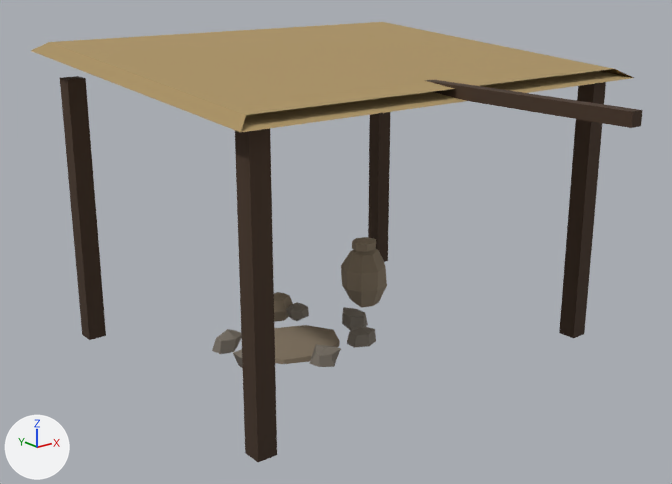
One commit to the glTF model src/assets/architecture/caral/caral_camp_shelter_lod0.glb: the scene before it, then after it.
The view is the same before and after, from a 50 mm camera at (-4.01, -5.04, 2.73) aimed at (-0.29, -0.39, 0.87). The lights are fixed; the arrows at lower left show +X, +Y and +Z. The older version comes first. Where no turn or scale is listed for an object, it has been applied to the vertices. Vertices at exactly the same position are counted once.

In view in the first picture: 'GEO-Arch_camp_shelter_LOD0'.
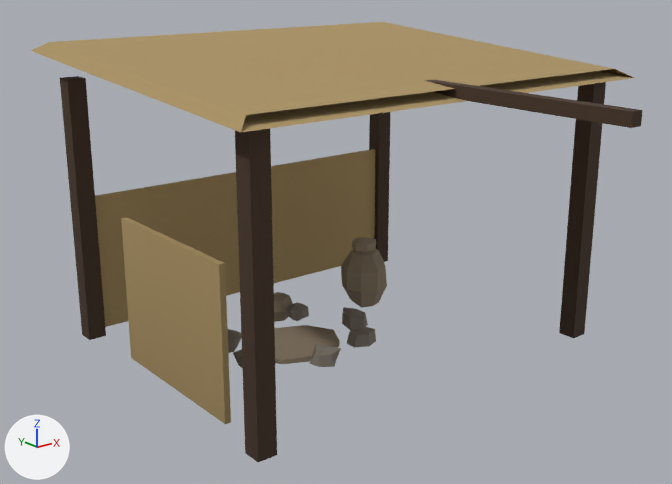
Changed parts and their boxes [x1, y1, x2, y2] in the pictures (672 x 484 px):
part 1 of me_geo_arch_camp_shelter_lod0, added (brown): after [95, 149, 375, 327]
part 2 of me_geo_arch_camp_shelter_lod0, added (brown): after [121, 217, 231, 424]

Diff of the bpy script that builds the scene:
```diff
--- a/src/assets/architecture/caral/caral_camp_shelter_lod0.glb.py
+++ b/src/assets/architecture/caral/caral_camp_shelter_lod0.glb.py
@@ me_geo_arch_camp_shelter_lod0 @@
 # used by ob_geo_arch_camp_shelter_lod0; location = (0.0, -0.55, 1.053)
-me_geo_arch_camp_shelter_lod0.from_pydata(...)  # 234 vertices, 396 faces; spans x -1.6..1.6, y -1.85..1.85, z -1.09..1.09
+me_geo_arch_camp_shelter_lod0.from_pydata(...)  # 250 vertices, 420 faces; spans x -1.6..1.6, y -1.85..1.85, z -1.09..1.09
+# me_geo_arch_camp_shelter_lod0 part 1: a new loose piece, a box spanning x -1.4..1.4, y 1.63..1.67, z -1.003..-0.002, in mat_mat_arch_canemat
+# me_geo_arch_camp_shelter_lod0 part 2: a new loose piece, a box spanning x -1.42..-1.38, y -0.205..1.005, z -1.003..-0.002, in mat_mat_arch_canemat
 me_geo_arch_camp_shelter_lod0.materials.append(mat_mat_arch_wood)
```
